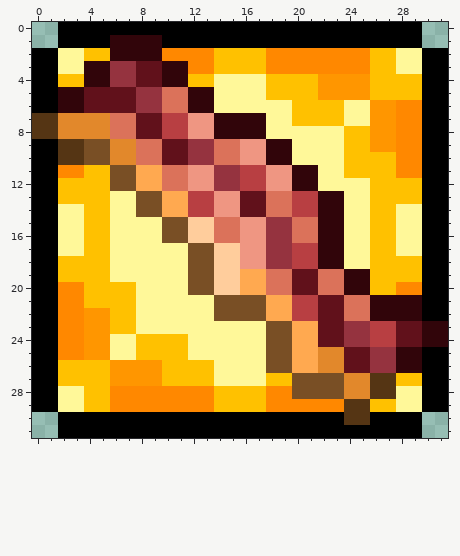
One commit to this pixel-art sprite: Sources/Modules/FoodModule/Buffs/VanillaFoodBuffs/BaconBuff.png. The picture above was drawn from the file before the commit.
The file is 32x32 pixels.
After the commit:
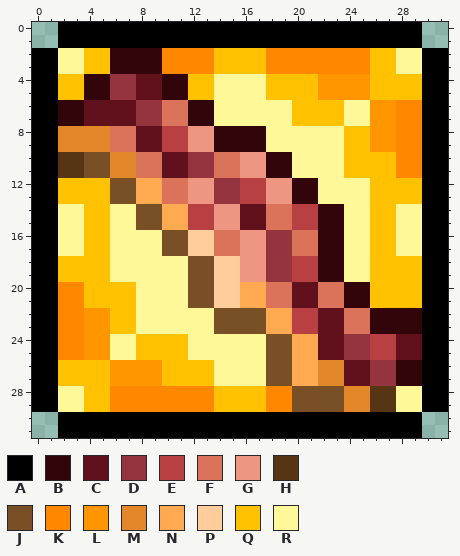
Palette (. is transparent): A #000000  B #31050a  C #61111b  D #95333f  E #b83f42  F #db725a  G #ef9682  H #553514  J #794f25  K #ff8800  L #ff9600  M #e2882b  N #ffa950  P #ffcd9c  Q #ffc100  R #fff899
The exact change:
@@ x 0..31 @@
  0 ..AAAAAAAAAAAAAAAAAAAAAAAAAAAA..
- 1 ..AAAABBBBAAAAAAAAAAAAAAAAAAAA..
+ 1 ..AAAAAAAAAAAAAAAAAAAAAAAAAAAA..
  2 AARRQQBBBBKKKKQQQQKKKKKKKKQQRRAA
- 3 AARRBBDDCCBBKKQQQQKKKKKKKKQQRRAA
+ 3 AARRQQBBBBKKKKQQQQKKKKKKKKQQRRAA
  4 AAQQBBDDCCBBQQRRRRQQQQLLLLQQQQAA
- 5 AABBCCCCDDFFBBRRRRQQQQLLLLQQQQAA
+ 5 AAQQBBDDCCBBQQRRRRQQQQLLLLQQQQAA
  6 AABBCCCCDDFFBBRRRRRRQQQQRRLLKKAA
- 7 HHMMMMFFCCEEGGBBBBRRQQQQRRLLKKAA
- 8 HHMMMMFFCCEEGGBBBBRRRRRRQQLLKKAA
- 9 AAHHJJMMFFCCDDFFGGBBRRRRQQLLKKAA
+ 7 AABBCCCCDDFFBBRRRRRRQQQQRRLLKKAA
+ 8 AAMMMMFFCCEEGGBBBBRRRRRRQQLLKKAA
+ 9 AAMMMMFFCCEEGGBBBBRRRRRRQQLLKKAA
 10 AAHHJJMMFFCCDDFFGGBBRRRRQQQQKKAA
-11 AAKKQQJJNNFFGGDDEEGGBBRRQQQQKKAA
+11 AAHHJJMMFFCCDDFFGGBBRRRRQQQQKKAA
 12 AAQQQQJJNNFFGGDDEEGGBBRRRRQQQQAA
-13 AAQQQQRRJJNNEEGGCCFFEEBBRRQQQQAA
+13 AAQQQQJJNNFFGGDDEEGGBBRRRRQQQQAA
 14 AARRQQRRJJNNEEGGCCFFEEBBRRQQRRAA
-15 AARRQQRRRRJJPPFFGGDDFFBBRRQQRRAA
+15 AARRQQRRJJNNEEGGCCFFEEBBRRQQRRAA
 16 AARRQQRRRRJJPPFFGGDDFFBBRRQQRRAA
-17 AARRQQRRRRRRJJPPGGDDEEBBRRQQRRAA
+17 AARRQQRRRRJJPPFFGGDDFFBBRRQQRRAA
 18 AAQQQQRRRRRRJJPPGGDDEEBBRRQQQQAA
-19 AAQQQQRRRRRRJJPPNNFFCCFFBBQQQQAA
-20 AAKKQQQQRRRRJJPPNNFFCCFFBBQQKKAA
-21 AAKKQQQQRRRRRRJJJJNNEECCFFBBBBAA
+19 AAQQQQRRRRRRJJPPGGDDEEBBRRQQQQAA
+20 AAKKQQQQRRRRJJPPNNFFCCFFBBQQQQAA
+21 AAKKQQQQRRRRJJPPNNFFCCFFBBQQQQAA
 22 AAKKLLQQRRRRRRJJJJNNEECCFFBBBBAA
-23 AAKKLLQQRRRRRRRRRRJJNNCCDDEECCBB
-24 AAKKLLRRQQQQRRRRRRJJNNCCDDEECCBB
-25 AAKKLLRRQQQQRRRRRRJJNNMMCCDDBBAA
+23 AAKKLLQQRRRRRRJJJJNNEECCFFBBBBAA
+24 AAKKLLRRQQQQRRRRRRJJNNCCDDEECCAA
+25 AAKKLLRRQQQQRRRRRRJJNNCCDDEECCAA
 26 AAQQQQLLLLQQQQRRRRJJNNMMCCDDBBAA
-27 AAQQQQLLLLQQQQRRRRQQJJJJMMHHQQAA
+27 AAQQQQLLLLQQQQRRRRJJNNMMCCDDBBAA
 28 AARRQQKKKKKKKKQQQQKKJJJJMMHHRRAA
-29 AARRQQKKKKKKKKQQQQKKKKKKHHQQRRAA
-30 ..AAAAAAAAAAAAAAAAAAAAAAHHAAAA..
+29 AARRQQKKKKKKKKQQQQKKJJJJMMHHRRAA
+30 ..AAAAAAAAAAAAAAAAAAAAAAAAAAAA..
 31 ..AAAAAAAAAAAAAAAAAAAAAAAAAAAA..
Where, in picture pixels (left, top, right, bottom), the same in both pictures:
changed: (32, 35, 448, 425)
